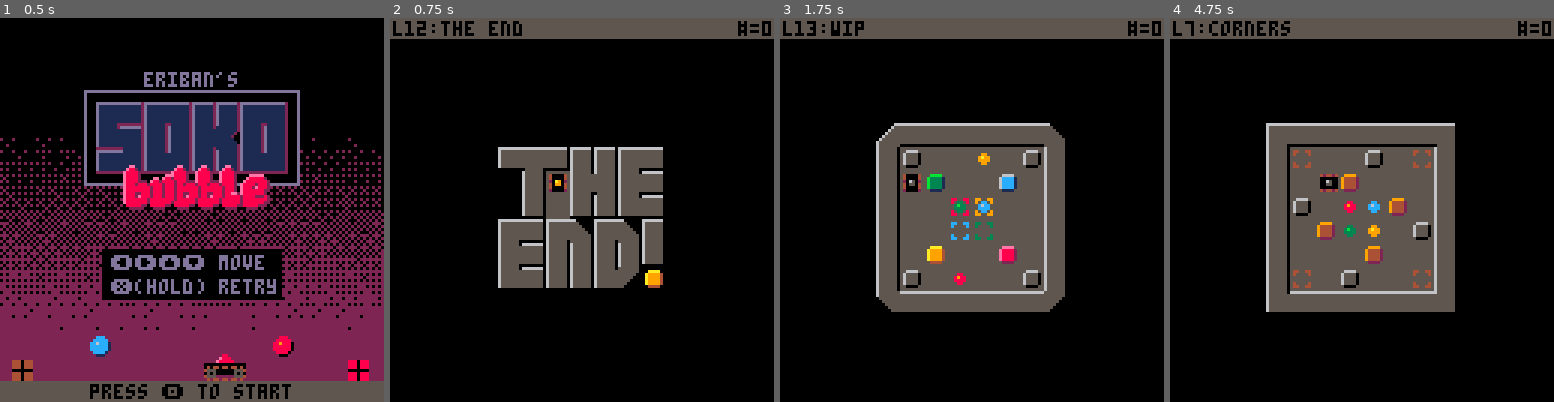
Above: before the commit, frames 1-4 (left to right).
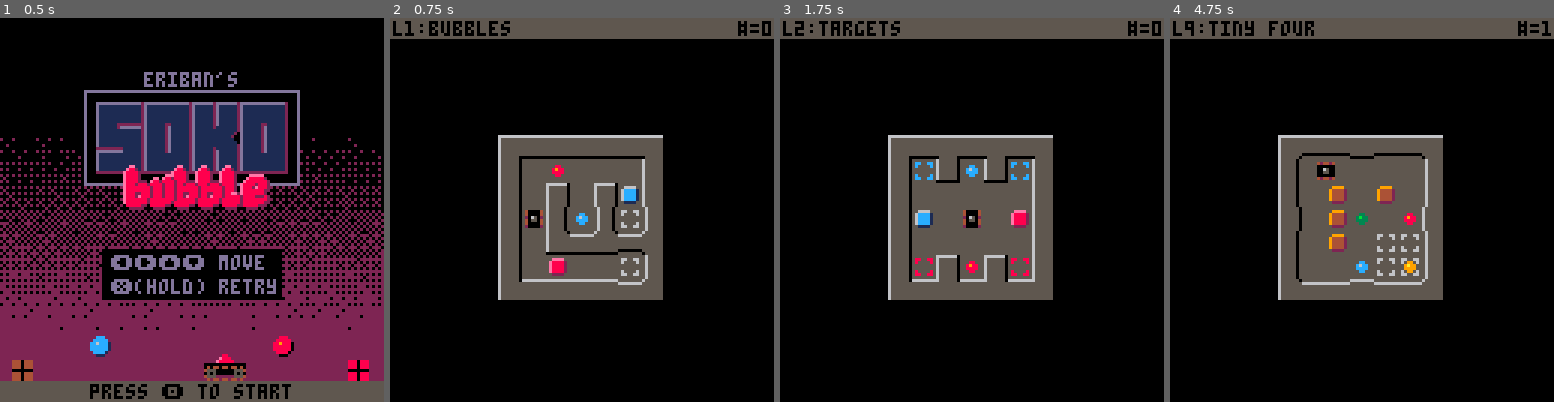
Above: after the commit, the same moments.

Repository: erwinbonsma/SokoBubbleP8
Game: PICO-8 cartridge sokobubble.p8
Same seed, same stepped clock (60 frames per second), same inputs: the game is played once before the commit and once after it.
Inputs:
- Up to frame 1 (0.5 s): tap X (X key) at 0.33 s
- Up to frame 2 (0.75 s): tap O (Z key) at 0.7 s
- Up to frame 3 (1.75 s): tap X (X key) at 1.07 s; hold Right from 1.6 s (still down); tap O (Z key) at 1.7 s
- Up to frame 4 (4.75 s): tap X (X key) at 1.85, 2.97, 4.08 s; release Right at 2.1 s; tap O (Z key) every 0.4 s from 2.1 to 4.5 s; hold Up 2.15-2.42 s; hold Right 2.47-3.03 s; hold Left 3.08-3.58 s; hold Down 3.63-3.97 s; hold Right 4.02-4.68 s; hold Up from 4.73 s (still down)

Frame 1 is identical in both runs. In frame 2, 9.4% of the frame differs, in the area x 7-72%, y 0-74%; in frame 3, 11%; in frame 4, 12%, in the area x 3-100%, y 0-77%.

Commit message:
Improve level order

Diff:
--- a/sokobubble.p8
+++ b/sokobubble.p8
@@ -11,26 +11,29 @@
  name="targets",
  mapdef={7,8,7,7}
 },{
+ name="hidden",
+ mapdef={0,0,8,8}
+},{
  name="stripes",
  mapdef={16,0,8,8}
-},{
- name="hidden",
- mapdef={0,0,8,8}
 },{
  name="barrier",
  mapdef={44,8,8,7}
 },{
- name="all on target",
+ name="cover up",
  mapdef={36,8,8,7}
+},{
+ name="enclosed",
+ mapdef={48,0,8,8}
+},{
+ name="stripes-2",
+ mapdef={21,8,8,7}
+},{
+ name="tiny four",
+ mapdef={14,8,7,7}
 },{
  name="corners",
  mapdef={8,0,8,8}
-},{
- name="tiny",
- mapdef={14,8,7,7}
-},{
- name="stripes-2",
- mapdef={21,8,8,7}
 },{
  name="cross",
  mapdef={24,0,8,8}
@@ -827,7 +830,7 @@
 function start_game()
  _draw=game_draw
  _update60=game_update
- start_level(12)
+ start_level(1)
 end
 
 function show_title()
@@ -1277,21 +1280,21 @@
 0000000000000000000000000000000001010100000002020202020203000000010101000002020202020202000000020202020202020202020202020202020204141414140810181818181818080806041414141408101818181818180808090414141414081018181818181808080004141414140810181818181818080802
 0000000000000000000000000000000000000000000000000000000000000000000000000000000000000000000000000000000000000000000000000000000004040404040400000000000000000000000400000400001000000000000000000000000000000010000000000000000000000000000000100000000000000000
 __map__
-313636363636363231363636363636323136363636363632163636363636361716363636363636171b3136363636321b31363636321c1c1c000000000000000000000000000000000000000000000000000000000000000000000000000000000000000000000000000000000000000000000000000000000000000000000000
-3510000000000035355500002500653535100000000000353546004545005635352500004600253531340000460033323500000033363632000000000000000000000000000000000000000000000000000000000000000000000000000000000000000000000000000000000000000000000000000000000000000000000000
-3500000000000035350010600000003535000000000000353500107070000035351060010170003535106000007000353500005000006535000000000000000000000000000000000000000000000000000000000000000000000000000000000000000000000000000000000000000000000000000000000000000000000000
-3500005000702f353525005676400035357550765670553535655000006055353500006a7900003535000055450000353e38663056563a3c000000000000000000000000000000000000000000000000000000000000000000000000000000000000000000000000000000000000000000000000000000000000000000000000
-3500007000000035350050664600253535755076567055353565500000605535350000756500003533327675656600353510500060005535000000000000000000000000000000000000000000000000000000000000000000000000000000000000000000000000000000000000000000000000000000000000000000000000
-350000540075553535000000700000353500000000000035350000404000003535004000005000351b354000005000353500000000005535000000000000000000000000000000000000000000000000000000000000000000000000000000000000000000000000000000000000000000000000000000000000000000000000
-3556002f0055753535450025000075353500000000000035356600757500763535250056000025351b350000560031343336363636363634000000000000000000000000000000000000000000000000000000000000000000000000000000000000000000000000000000000000000000000000000000000000000000000000
-333636363636363433363636363636343336363636363634183636363636361918363636363636191b3336363636341b0000000000000000000000000000000000000000000000000000000000000000000000000000000000000000000000000000000000000000000000000000000000000000000000000000000000000000
-3136363636363231363b363b36323136363636363231363636363636323a3b3837373138313636363636363231363636321b1b1b31363636363632000000000000000000000000000000000000000000000000000000000000000000000000000000000000000000000000000000000000000000000000000000000000000000
-35005600000035357539763975353510000000003535100000000000351b355f3e3c3e383510000000000035350000003336363235100000707535000000000000000000000000000000000000000000000000000000000000000000000000000000000000000000000000000000000000000000000000000000000000000000
-35003700377035350000000000353500600040003535000000000000351b3900393933383500705a5c500035350000500000753535750000700035000000000000000000000000000000000000000000000000000000000000000000000000000000000000000000000000000000000000000000000000000000000000000000
+313636363636363231363636363636323136363636363632163636363636361716363636363636171b3136363636321b1636363636363617000000000000000000000000000000000000000000000000000000000000000000000000000000000000000000000000000000000000000000000000000000000000000000000000
+3510000000000035355500002500653535100000000000353546004545005635352500004600253531340000460033323575000000007535000000000000000000000000000000000000000000000000000000000000000000000000000000000000000000000000000000000000000000000000000000000000000000000000
+3500000000000035350010600000003535000000000000353500107070000035351060010170003535106000007000353500557070550035000000000000000000000000000000000000000000000000000000000000000000000000000000000000000000000000000000000000000000000000000000000000000000000000
+3500005000702f353525005676400035357550765670553535655000006055353500006a7900003535000055450000353500701056500035000000000000000000000000000000000000000000000000000000000000000000000000000000000000000000000000000000000000000000000000000000000000000000000000
+3500007000000035350050664600253535755076567055353565500000605535350000756500003533327675656600353500707600500035000000000000000000000000000000000000000000000000000000000000000000000000000000000000000000000000000000000000000000000000000000000000000000000000
+350000540075553535000000700000353500000000000035350000404000003535004000005000351b354000005000353500755050750035000000000000000000000000000000000000000000000000000000000000000000000000000000000000000000000000000000000000000000000000000000000000000000000000
+3556002f0055753535450025000075353500000000000035356600757500763535250056000025351b350000560031343555000000005535000000000000000000000000000000000000000000000000000000000000000000000000000000000000000000000000000000000000000000000000000000000000000000000000
+333636363636363433363636363636343336363636363634183636363636361918363636363636191b3336363636341b1836363636363619000000000000000000000000000000000000000000000000000000000000000000000000000000000000000000000000000000000000000000000000000000000000000000000000
+3136363636363231363b363b36323129293629293231363636363636323a3b3837373138313636363636363231363636321b1b1b31363636363632000000000000000000000000000000000000000000000000000000000000000000000000000000000000000000000000000000000000000000000000000000000000000000
+35005600000035357539763975352610000000002835100000000000351b355f3e3c3e383510000000000035350000003336363235100000707535000000000000000000000000000000000000000000000000000000000000000000000000000000000000000000000000000000000000000000000000000000000000000000
+35003700377035350000000000352600600040002835000000000000351b3900393933383500705a5c500035350000500000753535750000700035000000000000000000000000000000000000000000000000000000000000000000000000000000000000000000000000000000000000000000000000000000000000000000
 351026762b4d2835700010005035350050660056353575507656705535313831173117373500707a7c5000353e38763056563a3c35760101707535000000000000000000000000000000000000000000000000000000000000000000000000000000000000000000000000000000000000000000000000000000000000000000
-350033273d2a3c35000000000035350070004d4d2835755076567055353e3835353535393500000000000035351050007000553535750000700035000000000000000000000000000000000000000000000000000000000000000000000000000000000000000000000000000000000000000000000000000000000000000000
-35005000004d2835553756375535350000764d482835000000000000353338393933194f1832000000003119350000000000553535000000707535000000000000000000000000000000000000000000000000000000000000000000000000000000000000000000000000000000000000000000000000000000000000000000
-3336363636273433363d363d3634333636362727343336363636363634000000000000001b3336363636341b333636363636363433363636363634000000000000000000000000000000000000000000000000000000000000000000000000000000000000000000000000000000000000000000000000000000000000000000
+350033273d2a3c35000000000035260070004d4d2835755076567055353e3835353535393500000000000035351050007000553535750000700035000000000000000000000000000000000000000000000000000000000000000000000000000000000000000000000000000000000000000000000000000000000000000000
+35005000004d2835553756375535260000764d482835000000000000353338393933194f1832000000003119350000000000553535000000707535000000000000000000000000000000000000000000000000000000000000000000000000000000000000000000000000000000000000000000000000000000000000000000
+3336363636273433363d363d3634332727362727343336363636363634000000000000001b3336363636341b333636363636363433363636363634000000000000000000000000000000000000000000000000000000000000000000000000000000000000000000000000000000000000000000000000000000000000000000
 3138313237373132000000000000000000000000000000000000000000000000000000000000000000000000000000000000000000000000000000000000000000000000000000000000000000000000000000000000000000000000000000000000000000000000000000000000000000000000000000000000000000000000
 333235353e1a3535000000000000000000000000000000000000000000000000000000000000000000000000000000000000000000000000000000000000000000000000000000000000000000000000000000000000000000000000000000000000000000000000000000000000000000000000000000000000000000000000
 3a34333439393334000000000000000000000000000000000000000000000000000000000000000000000000000000000000000000000000000000000000000000000000000000000000000000000000000000000000000000000000000000000000000000000000000000000000000000000000000000000000000000000000
